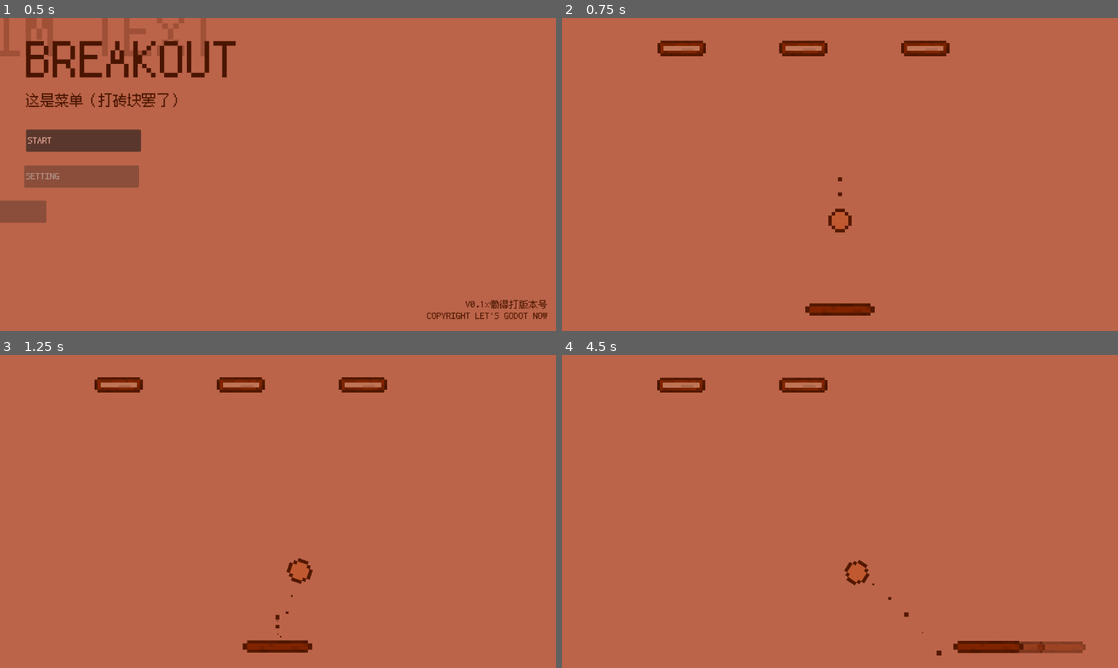
Above: before the commit, frames 1-4 (two rows, left to right).
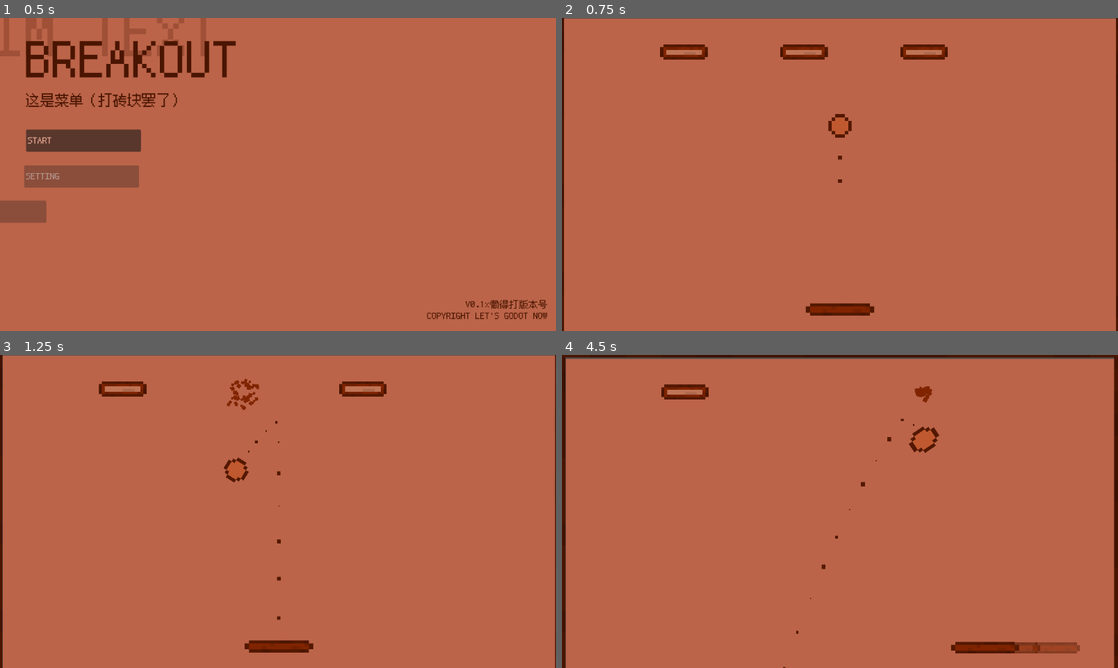
Above: after the commit, the same moments.

Repository: Let-s-Godot-Now/Breakout
Game: Godot game, scene res://tscn/main_menu.tscn
The game is run twice, just before and just after one commit, with the same random seed, the same clock (stepped at 60 frames per second) and the same inputs.
Inputs:
- Up to frame 1 (0.5 s): no input
- Up to frame 2 (0.75 s): click "START" at 0.5 s
- Up to frame 3 (1.25 s): no input
- Up to frame 4 (4.5 s): hold Right (move_right) 1.28-2.03 s; hold Shift (faster_shift) 1.28-2.03 s; hold Left (move_left) 2.03-2.78 s; tap Shift (faster_shift) at 2.1, 3.6 s; hold Shift (faster_shift) 2.78-3.53 s; hold Right (move_right) 2.78-4.28 s; hold Left (move_left) from 4.28 s (still down); hold Shift (faster_shift) from 4.28 s (still down)

Frame 1 is identical in both runs. In frame 2, 2.9% of the frame differs, in the area x 0-100%, y 0-100%; in frame 3, 3.0%; in frame 4, 4.7%.

Commit message:
添加注释，微调代码，修改摩擦反弹量

Diff:
--- a/scripts/ball.gd
+++ b/scripts/ball.gd
@@ -1,89 +1,119 @@
 extends Node2D
 
+# 在节点准备就绪时预加载 CollisionShape2D 并将其存储在变量中
 @onready var colli_shape: CollisionShape2D = $BallArea/CollisionShape2D
+# 在节点准备就绪时预加载 AnimationPlayer 并将其存储在变量中
 @onready var animation_player: AnimationPlayer = $AnimationPlayer
+# 在节点准备就绪时预加载 brick_arr、paddle 和 walls 并将其存储在变量中
 @onready var brick_arr: Node2D = GlobalValue.bricks
 @onready var paddle: Node2D = GlobalValue.paddle
 @onready var walls: Node2D = GlobalValue.walls
 
+# 预加载碰撞音效
 var knock_sound1 = preload("res://res/audio/ball_knock_1.ogg")
 var knock_sound2 = preload("res://res/audio/ball_knock_2.ogg")
 
+# 导出变量，控制球的速度
 @export var speed := 600
+# 球的速度向量
 var velocity := Vector2.ZERO
 
-
-func _process(delta):
+# 在每帧处理中调用
+func _physics_process(delta):
+	# 如果游戏已经开始
 	if GlobalValue.start_game == true:
+		# 根据速度和时间增量移动球的位置
 		position += velocity * delta
+		# 使球旋转（如果需要）
 		# rotation_degrees += 10
 
+# 重置球的位置和速度
+func reset() -> void:
+	# 将球的位置重置为视口的中心
+	position = get_viewport_rect().size / 2
+	# 设置球的初始速度向下
+	velocity = Vector2.UP * speed
 
-func reset() -> void:
-	position = get_viewport_rect().size / 2
-	velocity = Vector2.DOWN * speed
-
-
+# 将球移动回视口中心
 func back2center() -> void:
+	# 如果 leyline_lock 未锁定
 	if GlobalValue.leyline_lock == false:
+		# 锁定 leyline_lock，防止同时触发多次
 		GlobalValue.leyline_lock = true
+		# 停止球的速度
 		velocity = Vector2.ZERO
+		# 触发摄像机震动效果
 		GlobalValue.camera.shake(0.8, 30, 15)
+		# 重置球的旋转角度
 		rotation = 0
 
+		# 等待一段时间
 		await get_tree().create_timer(1.0).timeout
+		# 将球的纵坐标设置为视口的纵坐标
 		position.y = get_viewport_rect().size.y
+		# 调用 bounce 函数使球反弹
 		bounce(
 			position.angle_to_point(
 				Vector2(get_viewport_rect().size.x / 2, get_viewport_rect().size.y / 2)
 			),
 			9
 		)
+		# 再次触发摄像机震动效果
 		GlobalValue.camera.shake(0.8, 30, 15)
+		# 解锁 leyline_lock
 		GlobalValue.leyline_lock = false
 
-
+# 当球进入 BallArea 区域时调用
 func _on_ball_area_entered(area: Area2D) -> void:
+	# 根据不同的区域名执行不同的操作
 	match area.name:
 		"PaddleNoodle":
+			# 如果球碰到板子并且板子没有速度
 			if paddle.rem_speed_velocity == 0:
+				# 以 PI/2 的角度反弹
 				bounce(-PI / 2, 5)
 			else:
-				bounce(-PI / 2 + paddle.rem_speed_velocity / 4, 9)
+				# 根据板子的速度反弹
+				bounce(-PI / 2 + paddle.rem_speed_velocity / 8, 9)
 		"Up":
+			# 以 PI/2 的角度反弹
 			bounce(-PI / 2, 3)
 		"Down":
+			# 以 -PI/2 的角度反弹
 			bounce(PI / 2, 3)
 		"Left":
+			# 以 PI 的角度反弹
 			bounce(PI, 3)
 		"Right":
+			# 不改变角度反弹
 			bounce(0, 3)
 		# "leyline of the void":
+		# 	# 在这里执行一些操作来重置游戏状态
+		# 	# ...
 		# 	reset()
-		# 	$"../Paddle".reset()
-		# 	# if not GlobalValue.leyline_lock:
-		# 	# 	GlobalValue.leyline_lock = true
-		# 	# 	GlobalValue.camera.shake(0.8, 30, 15)
+		# 	paddle.reset()
+		# 	# ...
 
-		# 	# 	await get_tree().create_timer(3.0).timeout
-		# 	# 	position.y = get_viewport_rect().size.y
-		# 	# 	velocity = Vector2.ZERO
-		# 	# 	rotation = 0
-		# 	# 	bounce(-PI / 2, 9)
-		# 	# 	GlobalValue.camera.shake(0.8, 30, 15)
-		# 	# 	GlobalValue.leyline_lock = false
+	# 如果球碰到了砖块
 	if area.get_parent().get_parent() == brick_arr:
+		# 创建并实例化爆炸粒子效果
 		var particles = load("res://tscn/boom_particles.tscn").instantiate()
 		area.get_parent().get_parent().add_child(particles)
 		particles.position = area.get_parent().position
 		particles.get_node("Particles").emitting = true
 
+		# 触发摄像机震动效果
 		GlobalValue.camera.shake(0.3, 30, 15)
+	# 如果球碰到了边界墙
 	elif area.get_parent().get_parent() == walls:
+		# 触发摄像机震动效果
 		GlobalValue.camera.shake(0.3, 30, 10)
+	# 如果球碰到了板子
 	elif area.get_parent() == paddle:
+		# 触发摄像机震动效果
 		GlobalValue.camera.shake(0.2, 20, 5)
 
+	# 随机选择一个碰撞音效并播放
 	var sound
 	if randf() > 0.5:
 		sound = knock_sound1
@@ -93,10 +123,13 @@
 	$AudioStreamPlayer2D.stream = sound
 	$AudioStreamPlayer2D.play()
 
-
+# 球的反弹函数
 func bounce(dir, degree) -> void:
+	# 随机调整方向
 	randomize()
 	dir += randf_range(-PI / degree, PI / degree)
+	# 根据方向和速度计算新的速度向量
 	rotation = dir
 	velocity = Vector2(1, 0).rotated(dir) * speed
+	# 播放反弹动画
 	animation_player.play("ball_bounce")
--- a/scripts/paddle.gd
+++ b/scripts/paddle.gd
@@ -1,61 +1,97 @@
 extends Node2D
 
+# 继承自 Node2D 节点
+
+# 在节点就绪时预加载 Plane 节点，并将其存储在变量中
 @onready var plane := $Plane
+# 在节点就绪时预加载按钮 A，并将其存储在变量中
 @onready var button_a: Button = $"../UICanvasLayer/Controllers/ButtonA"
+# 在节点就绪时预加载按钮 D，并将其存储在变量中
 @onready var button_d = $"../UICanvasLayer/Controllers/ButtonD"
+# 在节点就绪时预加载按钮 Shift，并将其存储在变量中
 @onready var button_shift := $"../UICanvasLayer/Controllers/ButtonShift"
+# 预加载 ghost_paddle.tscn 场景资源，并将其存储在变量中
 @onready var ghost_paddle := preload("res://tscn/ghost_paddle.tscn")
 
+# 导出变量，控制平移速度
 @export var speed := 500
+# 剩余速度（用于反向操作）
 var rem_speed_velocity: float = 0
+# 屏幕尺寸
 var screen_size := Vector2.ZERO
+# 平板尺寸
 var plane_size := Vector2.ZERO
 
-
+# 当节点准备就绪时调用
 func _ready():
+	# 调用函数来设置平板移动的边界限制
 	set_clamp()
 
+# 在每帧处理中调用
+func _physics_process(delta):
+	# 将剩余速度设置为 0
+	rem_speed_velocity = 0
 
-func _process(delta):
-	if Input.is_action_pressed("move_left") or button_a.button_pressed:
-		if Input.is_action_pressed("faster_shift") or button_shift.button_pressed:
+	# 如果向左移动的动作被按下
+	if Input.is_action_pressed("move_left"):
+		# 如果同时按下“加速”动作或按钮 Shift
+		if Input.is_action_pressed("faster_shift"):
+			# 向左移动，并根据 delta 和速度增加剩余速度
 			position.x -= speed * delta * 2
 			rem_speed_velocity = -speed * delta * 2
 		else:
+			# 向左移动，并根据 delta 和速度增加剩余速度
 			position.x -= speed * delta
 			rem_speed_velocity = -speed * delta
-	elif Input.is_action_pressed("move_right") or button_d.button_pressed:
-		if Input.is_action_pressed("faster_shift") or button_shift.button_pressed:
+
+	# 如果向右移动的动作被按下
+	if Input.is_action_pressed("move_right"):
+		# 如果同时按下“加速”动作或按钮 Shift
+		if Input.is_action_pressed("faster_shift"):
+			# 向右移动，并根据 delta 和速度增加剩余速度
 			position.x += speed * delta * 2
 			rem_speed_velocity = speed * delta * 2
 		else:
+			# 向右移动，并根据 delta 和速度增加剩余速度
 			position.x += speed * delta
 			rem_speed_velocity = speed * delta
-	else:
-		rem_speed_velocity = 0
+	# 如果没有按下移动动作或按钮
+
+	# 限制平板的水平位置在屏幕范围内
 	position.x = clamp(position.x, plane_size.x / 2, screen_size.x - plane_size.x / 2)
 
-
+# 设置平板的移动边界限制
 func set_clamp() -> void:
+	# 获取当前视口的尺寸作为屏幕尺寸
 	screen_size = get_viewport_rect().size
+	# 获取 Plane 节点的尺寸作为平板尺寸
 	plane_size = plane.get_rect().size
+	# 根据缩放设置平板的 x 尺寸
 	plane_size.x *= scale.x
 
-
+# 重置平板的位置
 func reset() -> void:
+	# 将平板位置重置为特定值
 	position.x = 576
 
-
+# 生成幽灵平板
 func ghost_gen() -> void:
+	# 如果向左或向右移动的动作被按下，或者按钮 A 或按钮 D 被按下
 	if (
 		Input.is_action_pressed("move_left")
 		or Input.is_action_pressed("move_right")
 		or button_a.button_pressed
 		or button_d.button_pressed
 	):
+		# 如果同时按下“加速”动作或按钮 Shift
 		if Input.is_action_pressed("faster_shift") or button_shift.button_pressed:
+			# 实例化一个幽灵平板场景
 			var ghost_paddle_tscn = ghost_paddle.instantiate()
+			# 设置幽灵平板的位置与当前平板位置相同
 			ghost_paddle_tscn.position = position
+			# 设置幽灵平板的 x 缩放与当前平板的 x 缩放相同
 			ghost_paddle_tscn.scale.x = scale.x
+			# 设置幽灵平板的透明度以创建幽灵效果
 			ghost_paddle_tscn.get_node("Sprite2D").modulate.a = 0.7
+			# 将幽灵平板添加到当前节点的父节点中
 			get_parent().add_child(ghost_paddle_tscn)
